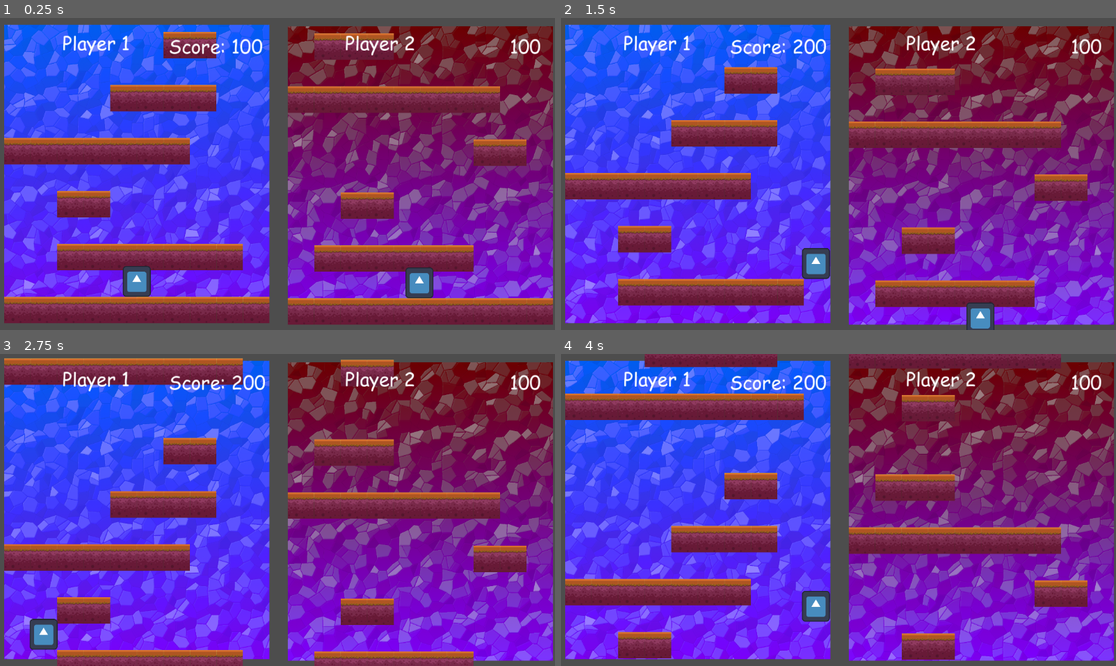
Above: before the commit, frames 1-4 (two rows, left to right).
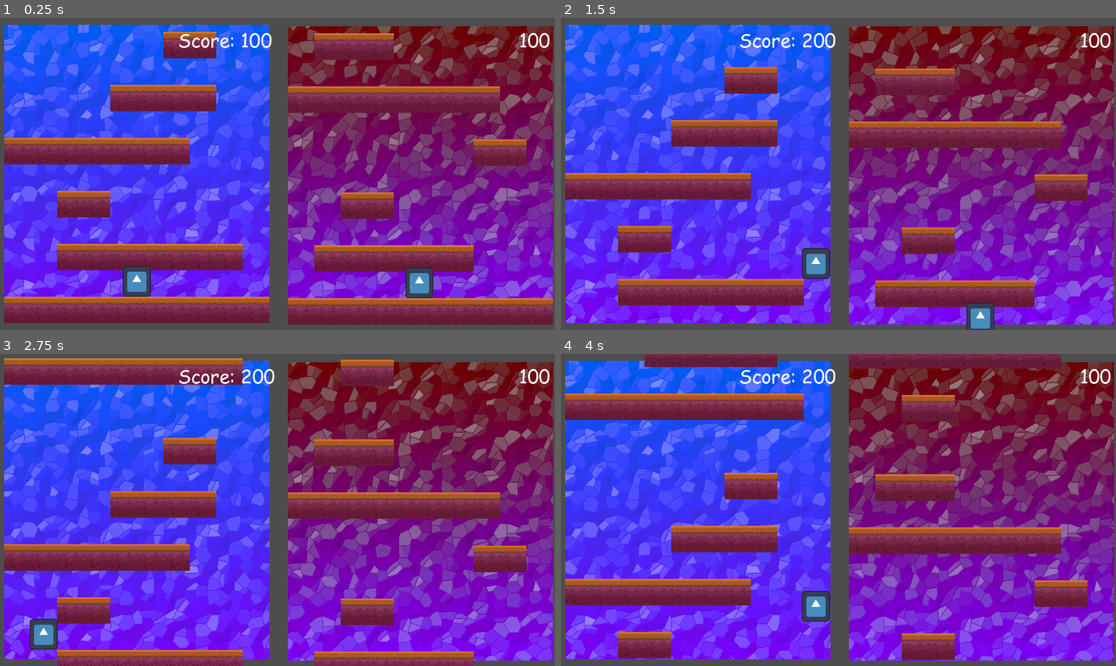
Above: after the commit, the same moments.

Repository: LegacyMD/xd_tower
Game: Godot game, scene res://scenes/root_scene.tscn
Same seed, same stepped clock (60 frames per second), same inputs: the game is played once before the commit and once after it. The engine's default icon, where the game draws it, is replaced by a stand-in: a white triangle on a blue panel in a dark square.
Inputs (mouse positions are in pixels of both pictures, inside the frame that each line leads up to):
- Up to frame 1 (0.25 s): no input
- Up to frame 2 (1.5 s): move the mouse to (960, 158) at 0.52 s; hold D (player0_right) from 0.53 s (still down); click (960, 158) at 0.67 s; tap W (player0_up) at 0.77 s; move the mouse to (727, 189) at 1.27 s
- Up to frame 3 (2.75 s): tap W (player0_up) at 1.52 s; move the mouse to (333, 441) at 2.02 s; release D (player0_right) at 2.03 s; hold A (player0_left) from 2.03 s (still down)
- Up to frame 4 (4 s): move the mouse to (810, 572) at 2.77 s; release A (player0_left) at 2.78 s; hold D (player0_right) from 2.78 s (still down); click (810, 572) at 2.92 s; tap W (player0_up) at 3.02, 3.77 s; move the mouse to (1005, 556) at 3.52 s

The runs differ from the first frame. In frame 1, 1.3% of the frame differs, in the area x 11-100%, y 4-13%; in frame 2, 1.3%; in frame 3, 1.3%; in frame 4, 1.3%.

Commit message:
Remove player name label

Diff:
--- a/scenes/player_view.tscn
+++ b/scenes/player_view.tscn
@@ -32,20 +32,11 @@
 position = Vector2(0.0377138, 65.5922)
 shape = SubResource("RectangleShape2D_d1cn2")
 
-[node name="PlayerNameLabel" type="Label" parent="."]
-offset_left = -159.0
-offset_top = -310.0
-offset_right = -5.0
-offset_bottom = -253.0
-theme_override_fonts/font = ExtResource("3_3bjkn")
-theme_override_font_sizes/font_size = 40
-text = "Player 1"
-
 [node name="ScoreLabel" type="Label" parent="."]
-offset_left = 68.0
-offset_top = -303.0
-offset_right = 260.0
-offset_bottom = -246.0
+offset_left = 88.0
+offset_top = -316.0
+offset_right = 280.0
+offset_bottom = -259.0
 theme_override_fonts/font = ExtResource("3_3bjkn")
 theme_override_font_sizes/font_size = 40
 text = "100"
